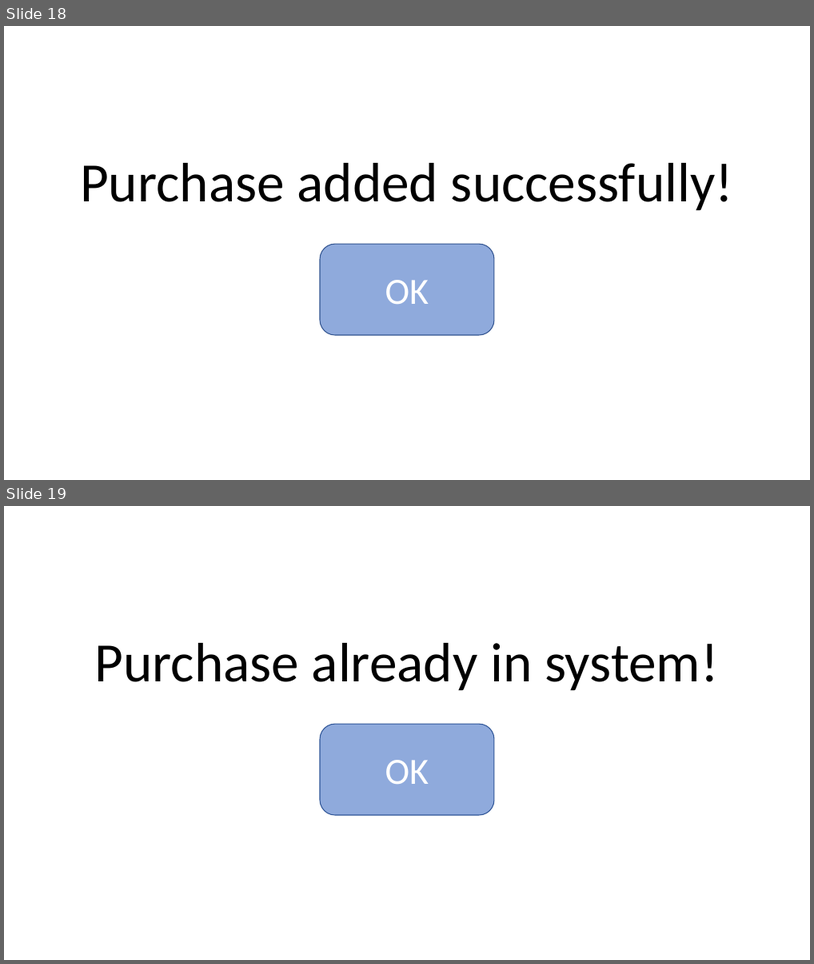
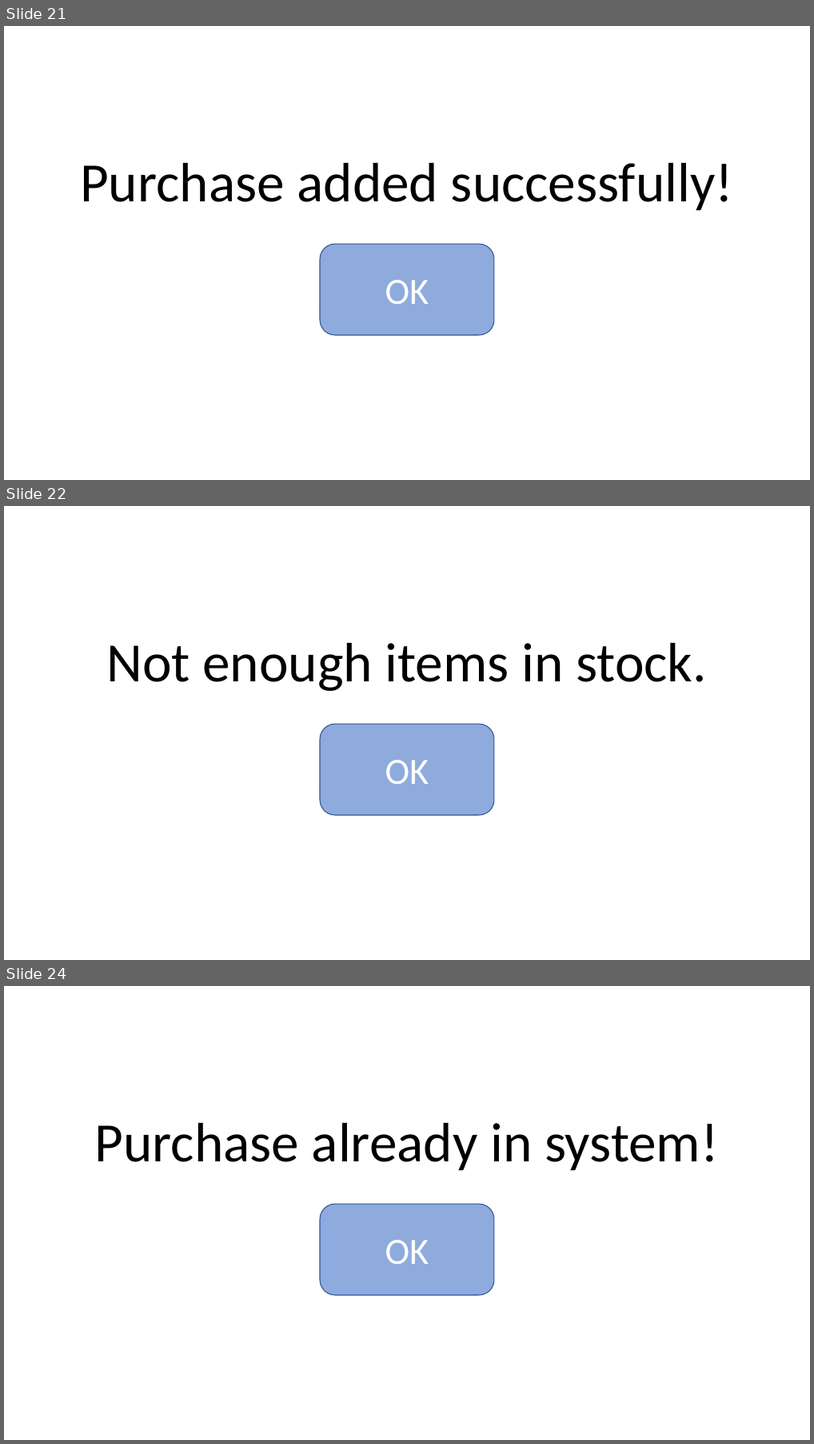
Before and after one commit to connor3johnston/modeling_and_design, a slide deck: Activity6/Activity6.pptx. Shown one above the other, each under a label of ours: slides 18 and 19 before the commit, slides 21, 22 and 24 after it; the slides between them are not shown. The pictures are 814x964 and 814x1444 pixels, drawn with LibreOffice and Linux fonts; fonts in the diff are those of the drawing. Boxes give left, top, right and bottom in pixels: in the first picture for what was removed or moved away, otherwise in the second. Text is boxed around its words. In the diff, an @@ line names an element or a change of style, - is before the commit and + after.

```diff
--- a/Activity6/Activity6.pptx
+++ b/Activity6/Activity6.pptx
@@ slide 22 added at <box>4,506,810,960</box>, background #FFFFFF @@
@@ text added at <box>106,643,707,691</box>, 66 pt, text #000000 @@
+Not enough items in stock.
@@ rounded rectangle added at <box>320,724,494,815</box>, fill #8FAADC, outline #325491 1 pt, 44 pt, text #FFFFFF @@
+OK
@@ what was slide 18 is now slide 21 @@
@@ what was slide 19 is now slide 24 @@
```
Also in this commit, not shown: 4 slides changed, 6 other slides added, 4 slides removed, 3 other files.
